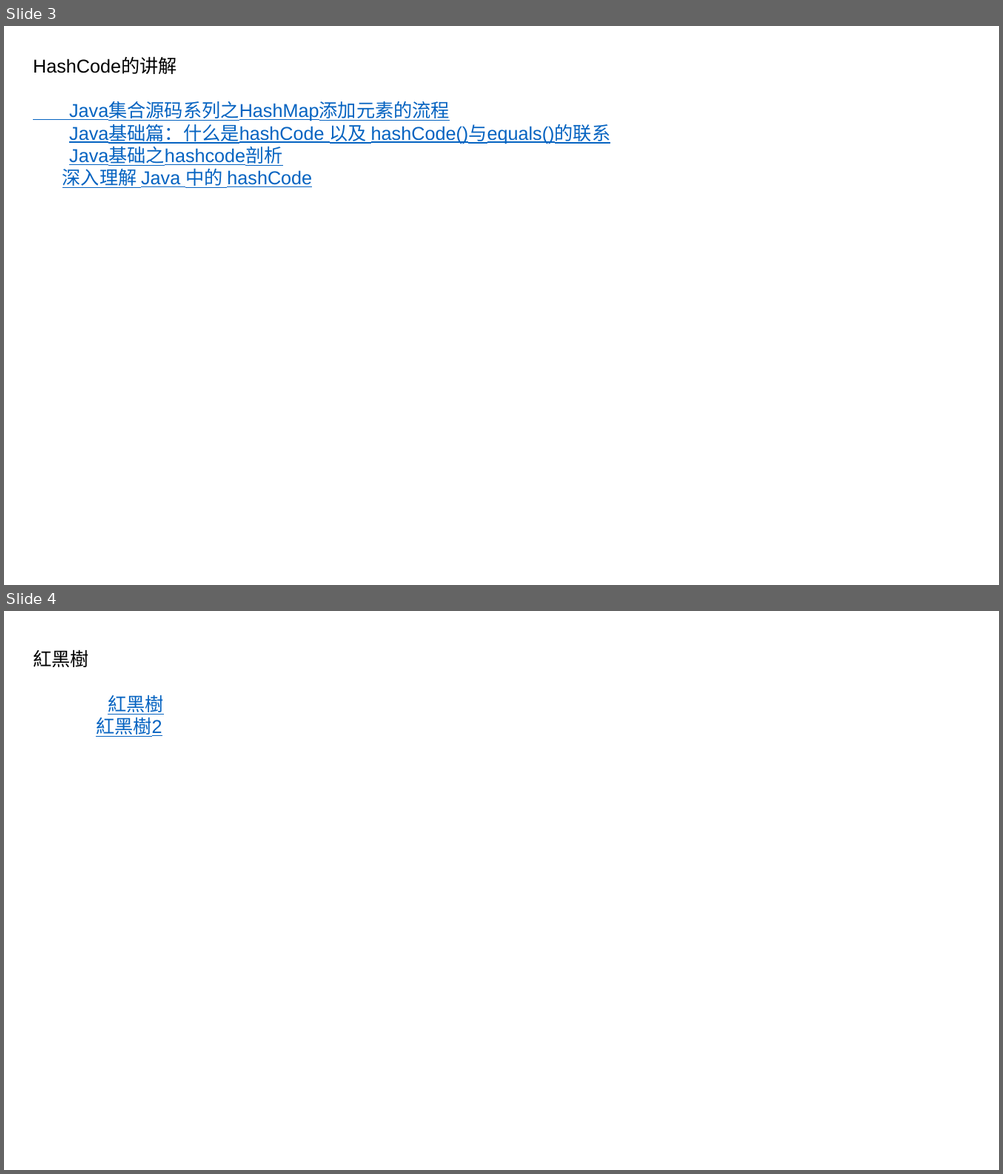
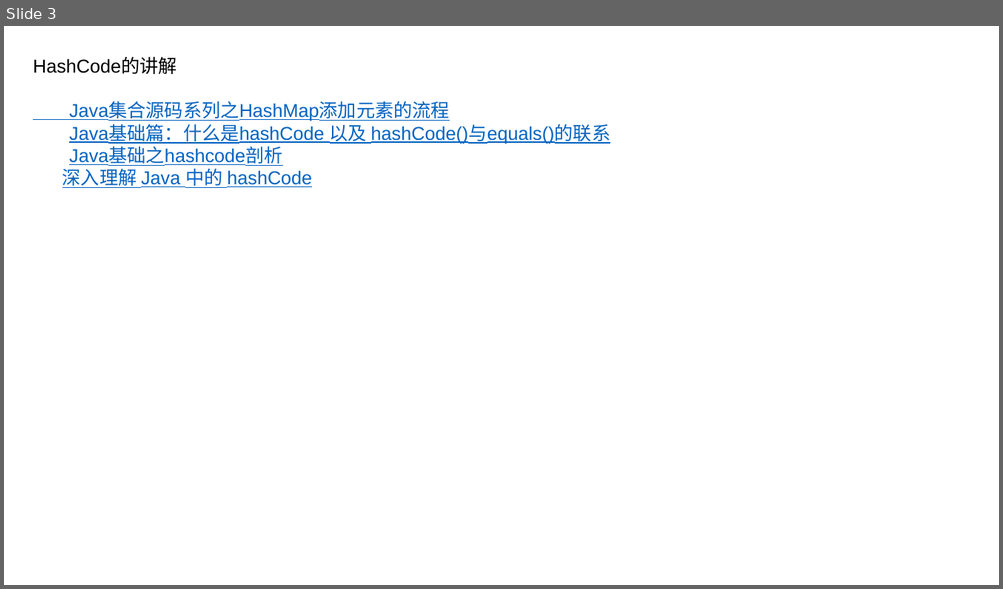
Before and after one commit to luchaojun/JavaSprint, a slide deck: JavaStudyRecord/JavaStudyRecord.pptx. Shown one above the other, each under a label of ours: slides 3 and 4 before the commit, slide 3 after it. The pictures are 1003x1174 and 1003x589 pixels, drawn with LibreOffice and Linux fonts; fonts in the diff are those of the drawing. Boxes give left, top, right and bottom in pixels: in the first picture for what was removed or moved away, otherwise in the second. Text is boxed around its words. In the diff, an @@ line names an element or a change of style, - is before the commit and + after.

```diff
--- a/JavaStudyRecord/JavaStudyRecord.pptx
+++ b/JavaStudyRecord/JavaStudyRecord.pptx
@@ slide 4 removed at (4,611,999,1170), background #FFFFFF @@
@@ text removed at (33,649,164,737) @@
-紅黑樹
-紅黑樹
-紅黑樹2
```
Also in this commit, not shown: 1 slide added, 1 other slide removed.
